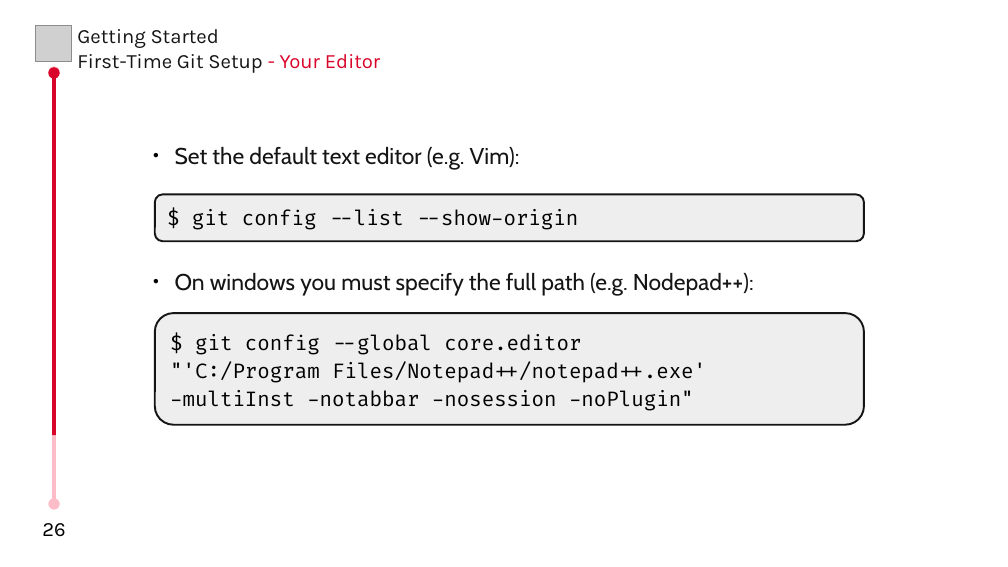
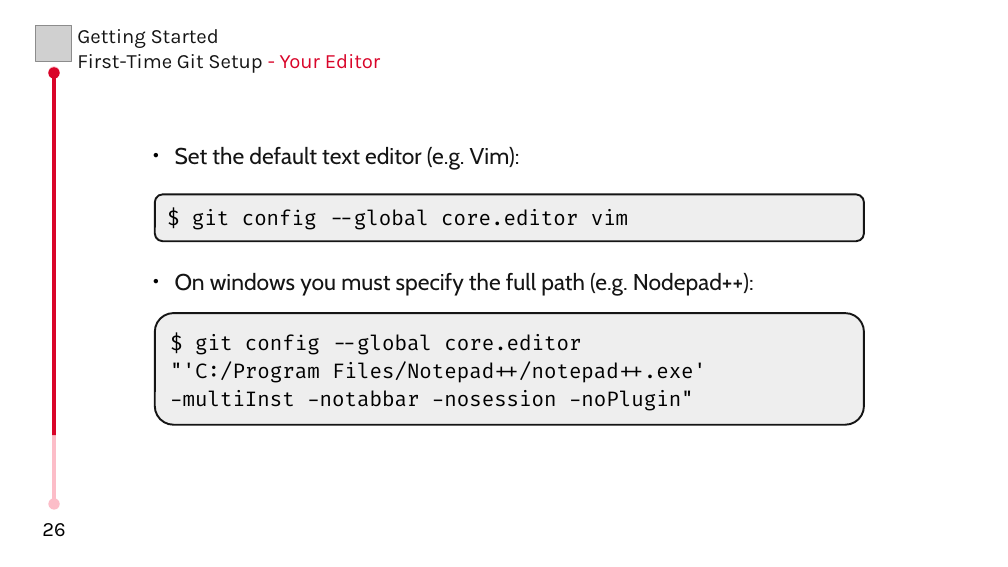
Before and after one commit to MHBahrampour/git-presentation-files, a slide deck: slide 26 of Chapter 1.odp. Drawn at 1008x567 pixels with LibreOffice and Linux fonts; fonts in the diff are those of the drawing; grey boxes stand for pictures. Boxes give left, top, right and bottom in pixels: in the first picture for what was removed or moved away, otherwise in the second. Text is boxed around its words. In the diff, an @@ line names an element or a change of style, - is before the commit and + after.

```diff
--- a/Chapter 1.odp
+++ b/Chapter 1.odp
@@ text in rounded rectangle at (192, 209, 628, 230): text changed @@
-$ git config --list --show-origin
+$ git config --global core.editor vim
```
Also in this commit, not shown: 1 other slide changed, 1 other file.
